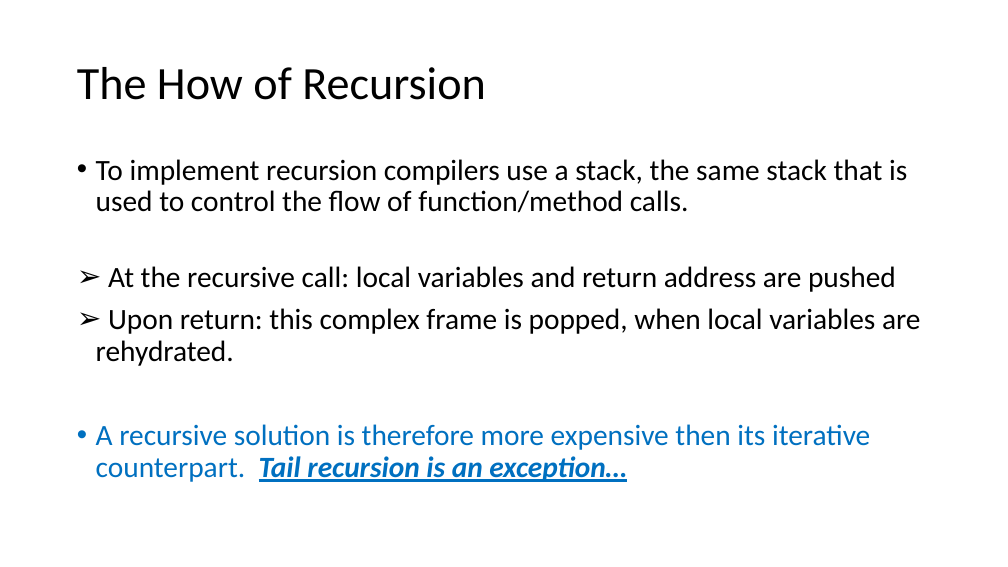
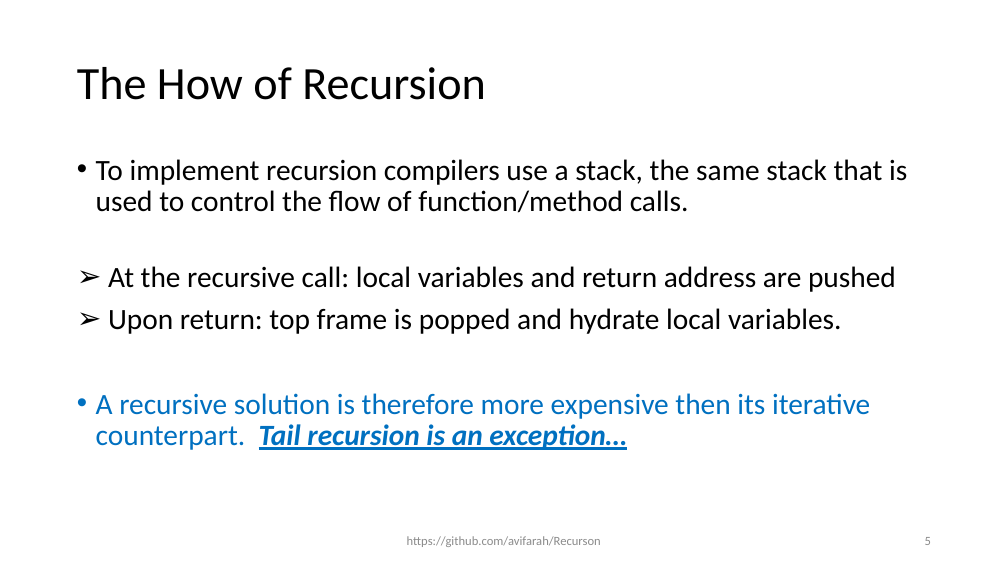
Before and after one commit to avifarah/Recursion, a slide deck: slide 5 of Recursion.pptx. Drawn at 1008x567 pixels with LibreOffice and Linux fonts; fonts in the diff are those of the drawing. Boxes give left, top, right and bottom in pixels: in the first picture for what was removed or moved away, otherwise in the second. Text is boxed around its words. In the diff, an @@ line names an element or a change of style, - is before the commit and + after.

```diff
--- a/Recursion.pptx
+++ b/Recursion.pptx
@@ text at box(108, 308, 842, 334): text changed @@
-➢ Upon return: this complex frame is popped, when local variables are rehydrated.
+➢ Upon return: top frame is popped and hydrate local variables.
@@ text added at box(407, 536, 601, 547), 12 pt, text #8C8C8C @@
+https://github.com/avifarah/Recurson
@@ page number added at box(925, 537, 931, 545), 12 pt, text #8C8C8C @@
+5
```
Also in this commit, not shown: 9 other slides changed.
